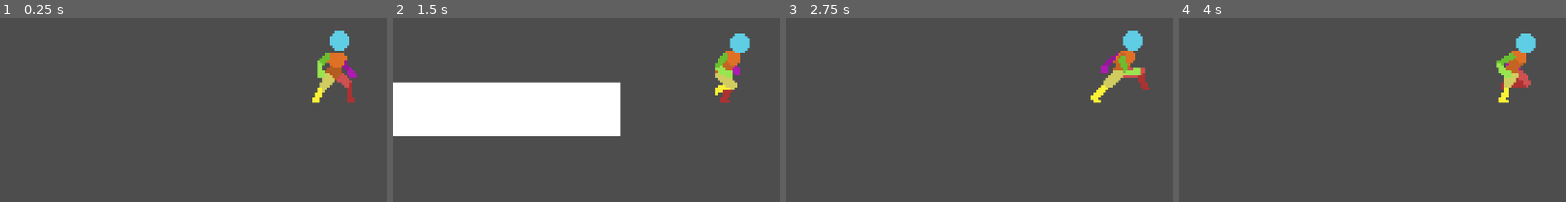
Above: before the commit, frames 1-4 (left to right).
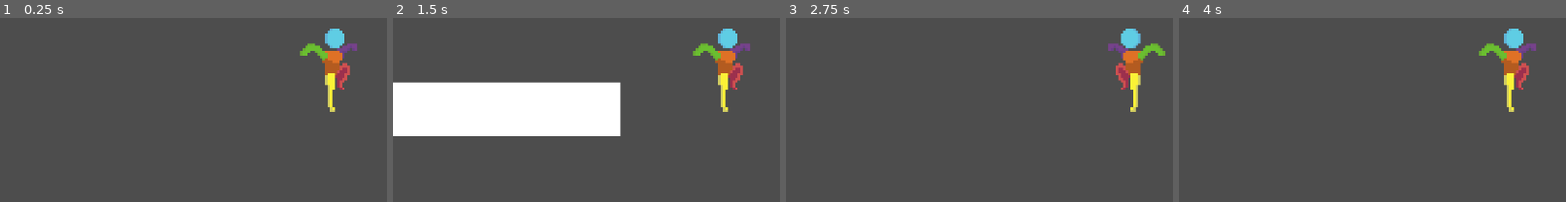
Above: after the commit, the same moments.

Repository: DseaKu/sky-miner
Game: Godot game, scene res://levels/world.tscn
The game is run twice, just before and just after one commit, with the same random seed, the same clock (stepped at 60 frames per second) and the same inputs.
Inputs:
- Up to frame 1 (0.25 s): no input
- Up to frame 2 (1.5 s): tap Enter (ui_accept) at 0.5, 0.77 s; hold Right (ui_right) from 0.53 s (still down)
- Up to frame 3 (2.75 s): tap Enter (ui_accept) at 1.52 s; release Right (ui_right) at 2.03 s; hold Left (ui_left) from 2.03 s (still down)
- Up to frame 4 (4 s): release Left (ui_left) at 2.78 s; hold Right (ui_right) from 2.78 s (still down); tap Enter (ui_accept) at 3.02, 3.77 s
The pictures show only the part of the screen within x 7-56%, y 29-79%; the shares and areas given below are measured in that part.

The runs differ from the first frame. In frame 1, 2.4% of the frame differs, in the area x 77-93%, y 5-52%; in frame 2, 2.3%; in frame 3, 2.8%, in the area x 78-98%, y 5-52%; in frame 4, 2.4%.

Commit message:
add states

Diff:
--- a/entities/player/character_body_2d.gd
+++ b/entities/player/character_body_2d.gd
@@ -3,8 +3,9 @@
 const SPEED = 300.0
 const JUMP_VELOCITY = -400.0
 
-# Create a reference to the AnimationPlayer node when the scene loads
 @onready var animation_player = $AnimationPlayer
+@onready var sprite = $Sprite2D
+@onready var state_machine = $StateMachine
 
 func _physics_process(delta: float) -> void:
 	# Add the gravity.
@@ -16,22 +17,28 @@
 		velocity.y = JUMP_VELOCITY
 
 	# Get the input direction and handle the movement/deceleration.
-	var direction := Input.get_axis("ui_left", "ui_right")
+	var direction := Input.get_axis("left", "right")
 	if direction:
 		velocity.x = direction * SPEED
 	else:
 		velocity.x = move_toward(velocity.x, 0, SPEED)
 
+	# --- Mirror Sprite ---
+	if direction >0:
+		sprite.flip_h = false
+	elif direction < 0:
+		sprite.flip_h = true
+
 	# --- Animation Handling ---
 	if is_on_floor():
 		if direction == 0:
-			# Play idle when standing still
 			animation_player.play("idle")
 		else:
 			animation_player.play("run")
-			# Placeholder for when you create a running animation
 	else:
-		# Placeholder for when you create jump/fall animations
-		pass
+		if velocity.y < 0:
+			animation_player.play("jump")
+		else:
+			animation_player.play("fall")
 
 	move_and_slide()
--- a/entities/player/player.tscn
+++ b/entities/player/player.tscn
@@ -1,49 +1,50 @@
-[gd_scene load_steps=9 format=3 uid="uid://dq8hrsp5t7qm1"]
+[gd_scene load_steps=12 format=3 uid="uid://dq8hrsp5t7qm1"]
 
 [ext_resource type="Script" uid="uid://byedp8rmuicjy" path="res://entities/player/character_body_2d.gd" id="1_abrql"]
-[ext_resource type="Texture2D" uid="uid://bq3hrll2uf7qr" path="res://entities/player/assets/Player Idle 48x48.png" id="2_sglur"]
+[ext_resource type="Texture2D" uid="uid://ceafx430ccaf1" path="res://entities/player/assets/player jump 48x48.png" id="2_bls4j"]
+[ext_resource type="Texture2D" uid="uid://bq3hrll2uf7qr" path="res://entities/player/assets/player idle 48x48.png" id="2_sglur"]
 [ext_resource type="Texture2D" uid="uid://8v31mou5isyv" path="res://entities/player/assets/player run 48x48.png" id="3_bls4j"]
 
 [sub_resource type="CapsuleShape2D" id="CapsuleShape2D_sfv1e"]
 height = 26.0
 
-[sub_resource type="Animation" id="Animation_sglur"]
+[sub_resource type="Animation" id="Animation_8fjmc"]
 length = 0.001
 tracks/0/type = "value"
 tracks/0/imported = false
 tracks/0/enabled = true
-tracks/0/path = NodePath("Sprite2D:frame")
-tracks/0/interp = 1
-tracks/0/loop_wrap = true
-tracks/0/keys = {
+tracks/0/path = NodePath("Sprite2D:texture")
+tracks/0/interp = 1
+tracks/0/loop_wrap = true
+tracks/0/keys = {
+"times": PackedFloat32Array(0),
+"transitions": PackedFloat32Array(1),
+"update": 1,
+"values": [ExtResource("2_bls4j")]
+}
+tracks/1/type = "value"
+tracks/1/imported = false
+tracks/1/enabled = true
+tracks/1/path = NodePath("Sprite2D:hframes")
+tracks/1/interp = 1
+tracks/1/loop_wrap = true
+tracks/1/keys = {
+"times": PackedFloat32Array(0),
+"transitions": PackedFloat32Array(1),
+"update": 1,
+"values": [7]
+}
+tracks/2/type = "value"
+tracks/2/imported = false
+tracks/2/enabled = true
+tracks/2/path = NodePath("Sprite2D:frame")
+tracks/2/interp = 1
+tracks/2/loop_wrap = true
+tracks/2/keys = {
 "times": PackedFloat32Array(0),
 "transitions": PackedFloat32Array(1),
 "update": 1,
 "values": [0]
-}
-tracks/1/type = "value"
-tracks/1/imported = false
-tracks/1/enabled = true
-tracks/1/path = NodePath("Sprite2D:texture")
-tracks/1/interp = 1
-tracks/1/loop_wrap = true
-tracks/1/keys = {
-"times": PackedFloat32Array(0),
-"transitions": PackedFloat32Array(1),
-"update": 1,
-"values": [ExtResource("2_sglur")]
-}
-tracks/2/type = "value"
-tracks/2/imported = false
-tracks/2/enabled = true
-tracks/2/path = NodePath("Sprite2D:hframes")
-tracks/2/interp = 1
-tracks/2/loop_wrap = true
-tracks/2/keys = {
-"times": PackedFloat32Array(0),
-"transitions": PackedFloat32Array(1),
-"update": 1,
-"values": [10]
 }
 
 [sub_resource type="Animation" id="Animation_abrql"]
@@ -87,6 +88,47 @@
 "values": [10]
 }
 
+[sub_resource type="Animation" id="Animation_fkugw"]
+resource_name = "jump"
+length = 0.4
+loop_mode = 1
+tracks/0/type = "value"
+tracks/0/imported = false
+tracks/0/enabled = true
+tracks/0/path = NodePath("Sprite2D:texture")
+tracks/0/interp = 1
+tracks/0/loop_wrap = true
+tracks/0/keys = {
+"times": PackedFloat32Array(0),
+"transitions": PackedFloat32Array(1),
+"update": 1,
+"values": [ExtResource("2_bls4j")]
+}
+tracks/1/type = "value"
+tracks/1/imported = false
+tracks/1/enabled = true
+tracks/1/path = NodePath("Sprite2D:frame")
+tracks/1/interp = 1
+tracks/1/loop_wrap = true
+tracks/1/keys = {
+"times": PackedFloat32Array(0, 0.1, 0.2, 0.3),
+"transitions": PackedFloat32Array(1, 1, 1, 1),
+"update": 1,
+"values": [0, 1, 2, 3]
+}
+tracks/2/type = "value"
+tracks/2/imported = false
+tracks/2/enabled = true
+tracks/2/path = NodePath("Sprite2D:hframes")
+tracks/2/interp = 1
+tracks/2/loop_wrap = true
+tracks/2/keys = {
+"times": PackedFloat32Array(0),
+"transitions": PackedFloat32Array(1),
+"update": 1,
+"values": [6]
+}
+
 [sub_resource type="Animation" id="Animation_bls4j"]
 resource_name = "run"
 length = 0.7
@@ -128,10 +170,52 @@
 "values": [0, 1, 2, 3, 4, 5, 6]
 }
 
+[sub_resource type="Animation" id="Animation_qiwj3"]
+resource_name = "fall"
+length = 0.2
+tracks/0/type = "value"
+tracks/0/imported = false
+tracks/0/enabled = true
+tracks/0/path = NodePath("Sprite2D:texture")
+tracks/0/interp = 1
+tracks/0/loop_wrap = true
+tracks/0/keys = {
+"times": PackedFloat32Array(0),
+"transitions": PackedFloat32Array(1),
+"update": 1,
+"values": [ExtResource("2_bls4j")]
+}
+tracks/1/type = "value"
+tracks/1/imported = false
+tracks/1/enabled = true
+tracks/1/path = NodePath("Sprite2D:hframes")
+tracks/1/interp = 1
+tracks/1/loop_wrap = true
+tracks/1/keys = {
+"times": PackedFloat32Array(0),
+"transitions": PackedFloat32Array(1),
+"update": 1,
+"values": [6]
+}
+tracks/2/type = "value"
+tracks/2/imported = false
+tracks/2/enabled = true
+tracks/2/path = NodePath("Sprite2D:frame")
+tracks/2/interp = 1
+tracks/2/loop_wrap = true
+tracks/2/keys = {
+"times": PackedFloat32Array(0),
+"transitions": PackedFloat32Array(1),
+"update": 1,
+"values": [5]
+}
+
 [sub_resource type="AnimationLibrary" id="AnimationLibrary_bls4j"]
 _data = {
-&"RESET": SubResource("Animation_sglur"),
+&"RESET": SubResource("Animation_8fjmc"),
+&"fall": SubResource("Animation_qiwj3"),
 &"idle": SubResource("Animation_abrql"),
+&"jump": SubResource("Animation_fkugw"),
 &"run": SubResource("Animation_bls4j")
 }
 
@@ -145,10 +229,10 @@
 shape = SubResource("CapsuleShape2D_sfv1e")
 
 [node name="Sprite2D" type="Sprite2D" parent="CharacterBody2D"]
-position = Vector2(2.3841858e-07, 2.3841858e-07)
+position = Vector2(1.0000002, 0)
 scale = Vector2(0.9166667, 0.9166667)
-texture = ExtResource("2_sglur")
-hframes = 10
+texture = ExtResource("2_bls4j")
+hframes = 7
 
 [node name="AnimationPlayer" type="AnimationPlayer" parent="CharacterBody2D"]
 libraries = {
--- a/project.godot
+++ b/project.godot
@@ -14,6 +14,21 @@
 run/main_scene="uid://dh6gxsju8jjsk"
 config/features=PackedStringArray("4.5", "GL Compatibility")
 
+[input]
+
+left={
+"deadzone": 0.2,
+"events": [Object(InputEventKey,"resource_local_to_scene":false,"resource_name":"","device":-1,"window_id":0,"alt_pressed":false,"shift_pressed":false,"ctrl_pressed":false,"meta_pressed":false,"pressed":false,"keycode":0,"physical_keycode":65,"key_label":0,"unicode":97,"location":0,"echo":false,"script":null)
+, Object(InputEventKey,"resource_local_to_scene":false,"resource_name":"","device":-1,"window_id":0,"alt_pressed":false,"shift_pressed":false,"ctrl_pressed":false,"meta_pressed":false,"pressed":false,"keycode":0,"physical_keycode":4194319,"key_label":0,"unicode":0,"location":0,"echo":false,"script":null)
+]
+}
+right={
+"deadzone": 0.2,
+"events": [Object(InputEventKey,"resource_local_to_scene":false,"resource_name":"","device":-1,"window_id":0,"alt_pressed":false,"shift_pressed":false,"ctrl_pressed":false,"meta_pressed":false,"pressed":false,"keycode":0,"physical_keycode":4194321,"key_label":0,"unicode":0,"location":0,"echo":false,"script":null)
+, Object(InputEventKey,"resource_local_to_scene":false,"resource_name":"","device":-1,"window_id":0,"alt_pressed":false,"shift_pressed":false,"ctrl_pressed":false,"meta_pressed":false,"pressed":false,"keycode":0,"physical_keycode":68,"key_label":0,"unicode":100,"location":0,"echo":false,"script":null)
+]
+}
+
 [rendering]
 
 textures/canvas_textures/default_texture_filter=0
--- /dev/null
+++ b/scripts/state.gd
@@ -0,0 +1,16 @@
+class_name State
+extends Node
+
+var actor: CharacterBody2D
+
+# Called by the StateMachine when entering this state
+func enter():
+    pass
+
+# Called by the StateMachine when leaving this state
+func exit():
+    pass
+
+# Called during _process or _physics_process
+func update(_delta: float):
+    pass
--- /dev/null
+++ b/scripts/state_machine.gd
@@ -0,0 +1,31 @@
+class_name StateMachine
+extends Node
+
+@export var initial_state: State
+var current_state: State
+var states: Dictionary = {}
+
+func _ready():
+    for child in get_children():
+        if child is State:
+            states[child.name.to_lower()] = child
+            child.actor = get_parent() # Assuming parent is the Player
+
+    if initial_state:
+        current_state = initial_state
+        current_state.enter()
+
+func _physics_process(delta):
+    if current_state:
+        current_state.update(delta)
+
+func transition_to(state_name: String):
+    var new_state = states.get(state_name.to_lower())
+    if !new_state:
+        return
+
+    if current_state:
+        current_state.exit()
+
+    current_state = new_state
+    current_state.enter()
Binary file added: entities/player/assets/player jump 48x48.png
Not shown, changed: entities/player/assets/player jump 48x48.png.import
Not shown, added: scripts/state.gd.uid
Not shown, added: scripts/state_machine.gd.uid
Not shown, changed: entities/player/.DS_Store
